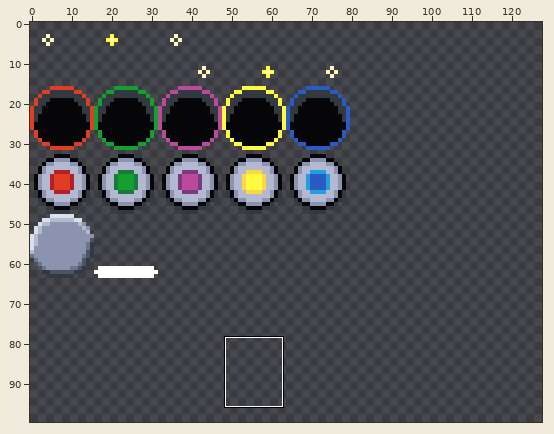
Pixel-art file -- Assets/Sprites/Raw/RollingRocks.ase. Above: a wide view before the commit, with the close-up outlined.
Close-up. Earlier state:
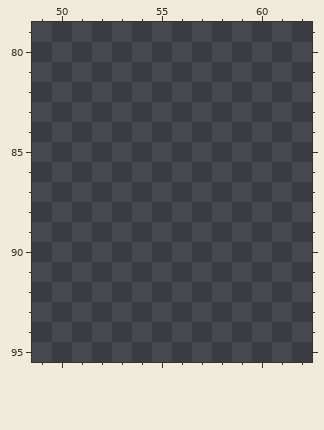
128x128 pixels, 1 frame. Shown: x 49..62, y 79..95. The wide view leaves out empty margins. The commit also changed other parts of the picture, which this record leaves out.
Palette (. is transparent): 
After:
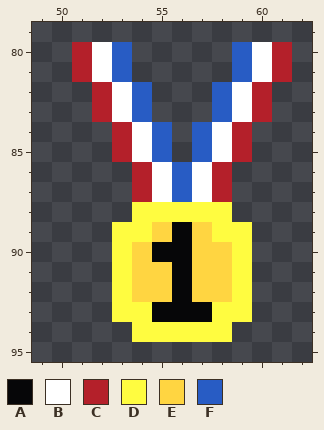
Colours new in this view: A #060608  B #ffffff  C #b4202a  D #fffc40  E #ffd541  F #285cc4
Diff:
Changed rows in their new state; - is an unchanged pixel.
first column x 51:
80 CBF-----FBC
81 CBF-----FBC
82 -CBF---FBC-
83 -CBF---FBC-
84 --CBF-FBC--
85 --CBF-FBC--
86 ---CBFBC---
87 ---CBFBC---
88 ---DDDDD---
89 --DDEAEDD--
90 --DEAAEED--
91 --DEEAEED--
92 --DEEAEED--
93 --DDAAADD--
94 ---DDDDD---
Changed places in both close-ups, as pixel boxes (x1, y1, x2, y2):
added: (72, 42, 292, 342)
